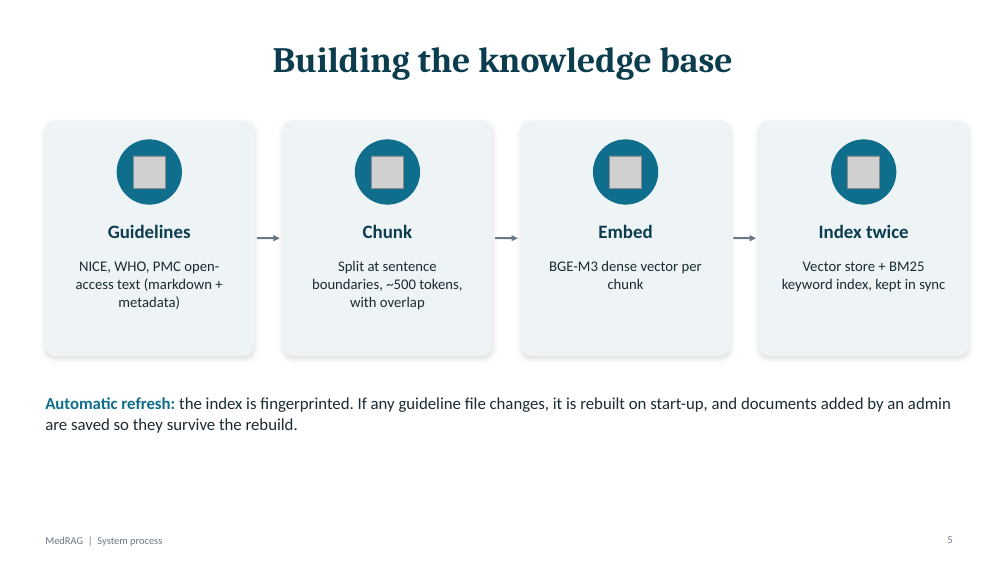
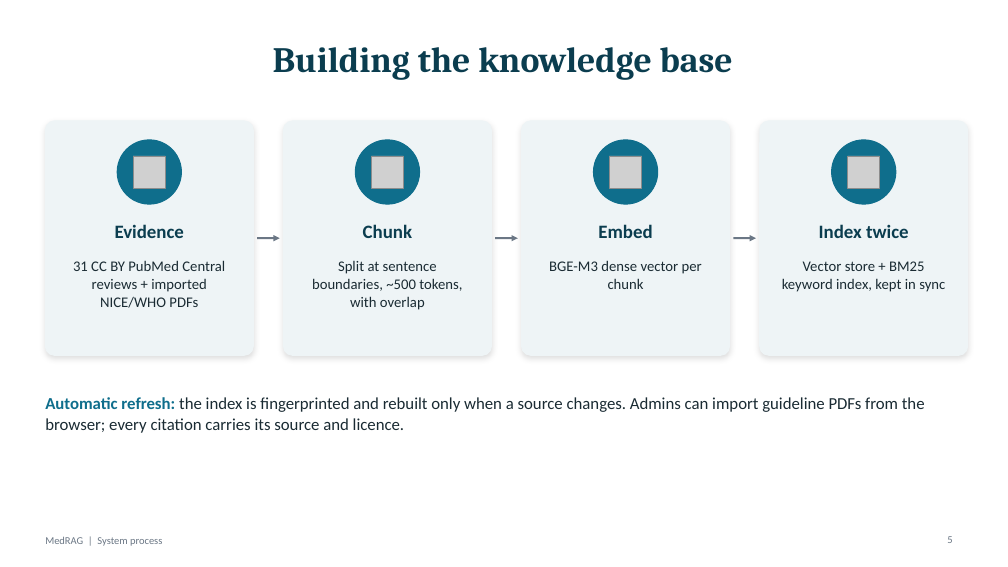
Before and after one commit to DanishAliRaza08/MEDRAG, a slide deck: slide 5 of docs/MedRAG_Process.pptx. Drawn at 1008x567 pixels with LibreOffice and Linux fonts; fonts in the diff are those of the drawing; grey boxes stand for pictures. Boxes give left, top, right and bottom in pixels: in the first picture for what was removed or moved away, otherwise in the second. Text is boxed around its words. In the diff, an @@ line names an element or a change of style, - is before the commit and + after.

```diff
--- a/docs/MedRAG_Process.pptx
+++ b/docs/MedRAG_Process.pptx
@@ text at box(115, 224, 184, 238): text changed @@
-Guidelines
+Evidence
@@ text at box(73, 260, 225, 308): text changed @@
-NICE, WHO, PMC open-access text (markdown + metadata)
+31 CC BY PubMed Central reviews + imported NICE/WHO PDFs
@@ text at box(45, 397, 925, 433): text changed @@
-Automatic refresh: the index is fingerprinted. If any guideline file changes, it is rebuilt on start-up, and documents added by an admin are saved so they survive the rebuild.
+Automatic refresh: the index is fingerprinted and rebuilt only when a source changes. Admins can import guideline PDFs from the browser; every citation carries its source and licence.
```
Also in this commit, not shown: 4 other slides changed, 2 slides added, 10 other files.
